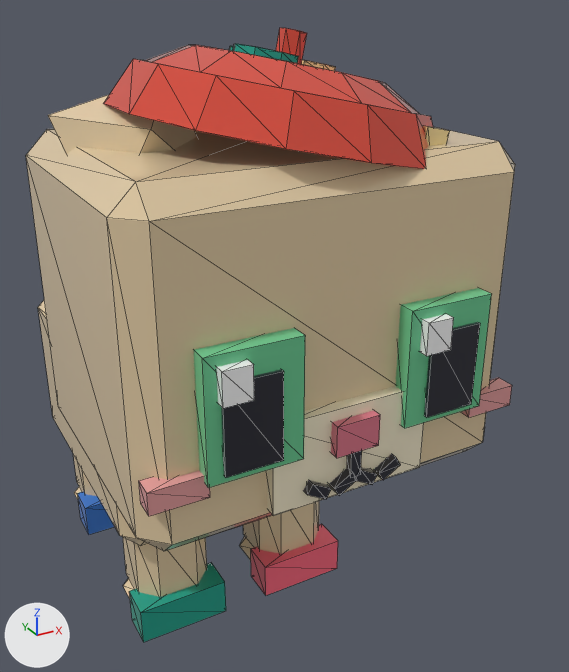
One commit to the glTF model assets/cat-cafe/exports/CatCafe_Cat_Fold.glb: the scene before it, then after it.
Both versions are drawn from a 50 mm camera at (-0.9, -2.25, 1.91) aimed at (0.23, -0.2, 0.89). Lighting does not change. The marker at lower left points along +X, +Y and +Z. The first picture is the older version. Mesh edges are drawn as thin lines.

In view in the first picture: 'CatCafe_Cat_Fold_Body', 'CatCafe_Cat_Fold_EarR', 'CatCafe_Cat_Fold_Eye1', 'CatCafe_Cat_Fold_Eye2', 'CatCafe_Cat_Fold_Head', 'CatCafe_Cat_Fold_LegB2', 'CatCafe_Cat_Fold_LegF1', 'CatCafe_Cat_Fold_LegF2', 'CatCafe_Cat_Fold_Prop'.
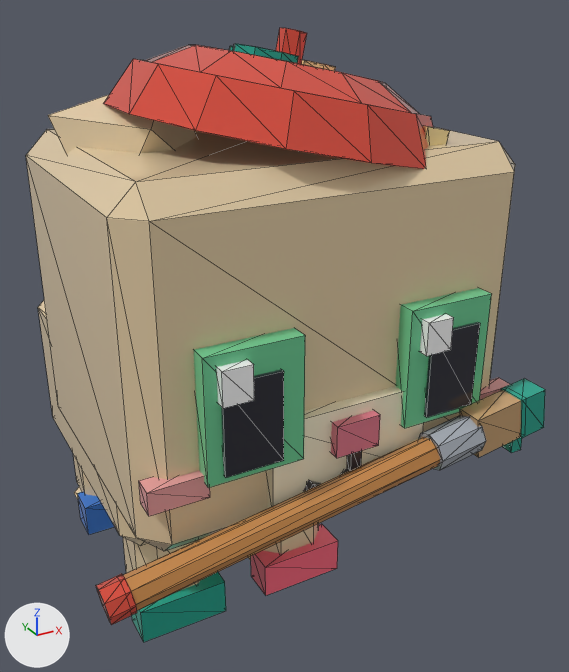
Pixel boxes (x1, y1, x2, y2) of what changed, in the pictures (569 x 672 px):
'CatCafe_Cat_Fold_Prop2', added (brown)
    after: (96, 378, 545, 625)

Edits to the bpy script that builds the scene:
```text
Add me_catcafe_cat_fold_prop2:
    me_catcafe_cat_fold_prop2.from_pydata(...)  # 72 vertices, 120 faces; spans x -0.624..0.534, y -0.746..-0.647, z -0.109..0.149
    me_catcafe_cat_fold_prop2.materials.append(mat_catcafe_palette)
Add ob_catcafe_cat_fold_prop2:
    ob_catcafe_cat_fold_prop2 = bpy.data.objects.new('CatCafe_Cat_Fold_Prop2', me_catcafe_cat_fold_prop2)
    ob_catcafe_cat_fold_prop2.location = (0.0, -0.3, 0.85)
```
